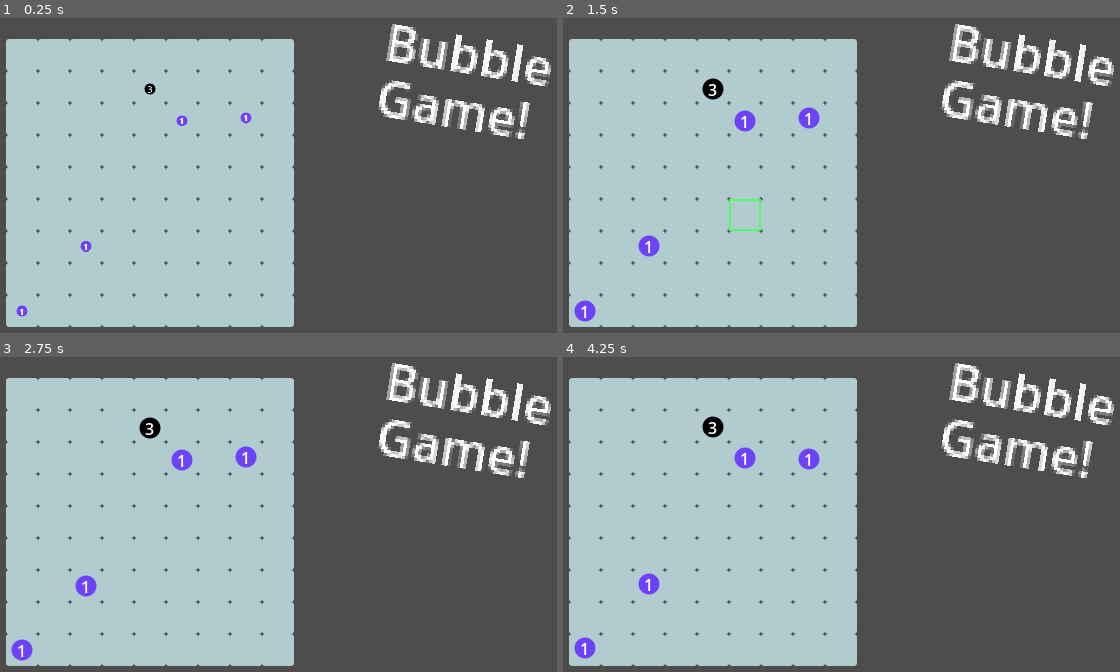
Above: before the commit, frames 1-4 (two rows, left to right).
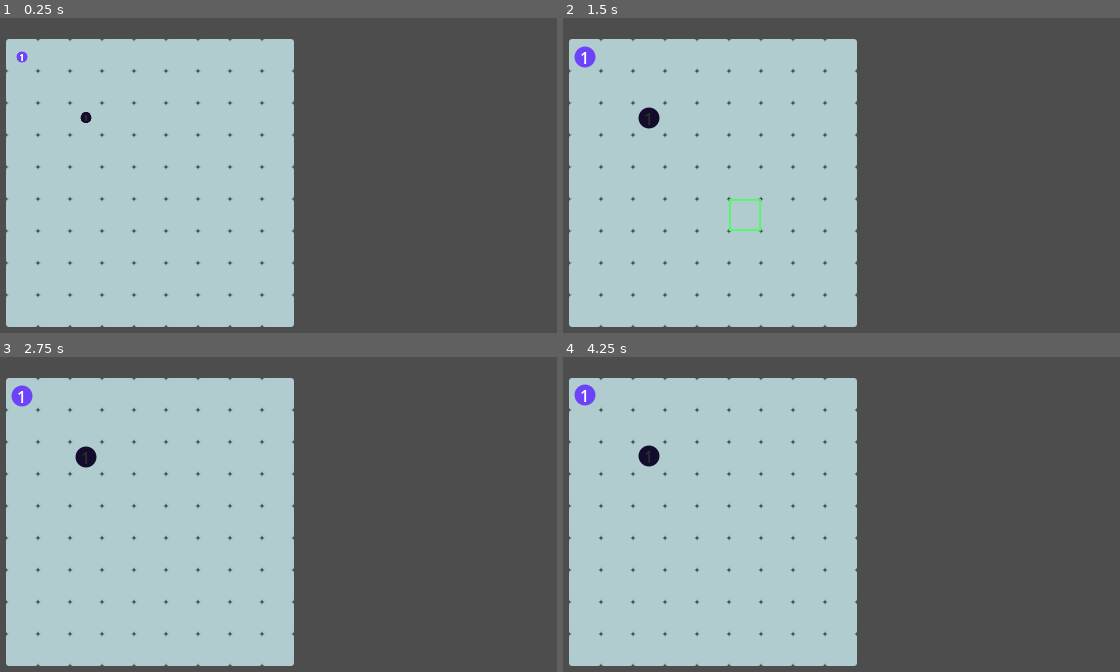
Above: after the commit, the same moments.

Repository: kaiec/ggj25-bubble-game
Game: Godot game, scene res://gamemanager/gamemanager.tscn
The game is run twice, just before and just after one commit, with the same random seed, the same clock (stepped at 60 frames per second) and the same inputs.
Inputs (mouse positions are in pixels of both pictures, inside the frame that each line leads up to):
- Up to frame 1 (0.25 s): no input
- Up to frame 2 (1.5 s): tap Enter at 0.5 s; move the mouse to (997, 169) at 0.52 s; hold D (move_right) 0.53-1.28 s; click (997, 169) at 0.6 s; move the mouse to (730, 203) at 1.27 s; hold S (move_down) from 1.28 s (still down); click (730, 203) at 1.35 s
- Up to frame 3 (2.75 s): move the mouse to (356, 448) at 2.02 s; release S (move_down) at 2.03 s; hold D (move_right) from 2.03 s (still down); click (356, 448) at 2.1 s
- Up to frame 4 (4.25 s): move the mouse to (824, 599) at 2.77 s; release D (move_right) at 2.78 s; hold W (move_up) 2.78-3.53 s; click (824, 599) at 2.85 s; move the mouse to (1047, 580) at 3.52 s; hold A (move_left) from 3.53 s (still down); click (1047, 580) at 3.6 s

The runs differ from the first frame. In frame 1, 3.9% of the frame differs, in the area x 2-99%, y 1-95%; in frame 2, 5.0%, in the area x 1-99%, y 1-97%; in frame 3, 5.0%; in frame 4, 5.0%.

Commit message:
removed setup tilemap

Diff:
--- /dev/null
+++ b/bubble/bad_bubble.tscn
@@ -0,0 +1,5 @@
+[gd_scene load_steps=2 format=3 uid="uid://bqjvrwyyltsen"]
+
+[ext_resource type="PackedScene" uid="uid://cbm74kal33eq3" path="res://bubble/bubble.tscn" id="1_mwj5f"]
+
+[node name="BadBubble" instance=ExtResource("1_mwj5f")]
--- a/bubble/bubble.gd
+++ b/bubble/bubble.gd
@@ -14,7 +14,12 @@
 var bursting := false
 var anim_offset := 0.0
 
-@onready var engine: BubbleEngine = $"../.."
+var engine: BubbleEngine:
+	get():
+		if !engine:
+			engine = get_parent().get_parent().find_child("BubbleEngine")
+			print(engine)
+		return engine
 
 var cell : Vector2i = Vector2i(-1, -1):
 	set(new_cell):
@@ -24,8 +29,9 @@
 
 func _ready() -> void:
 	size = size
+	anim_offset = randf() * 100
 	hide()
-	anim_offset = randf() * 100
+	spawn_animation()
 
 
 func check_burst():
--- a/bubble/bubble_engine.gd
+++ b/bubble/bubble_engine.gd
@@ -5,7 +5,6 @@
 
 # Level Design
 @export var area : TileMapLayer
-@export var setup : TileMapLayer
 
 # States
 @onready var select_cell: Node = $States/SelectCell
@@ -15,7 +14,7 @@
 @onready var finish: Node = $States/Finish
 
 # Instanced bubbles
-@onready var bubbles: Node2D = $Bubbles
+@onready var bubbles: Node2D = get_parent().find_child("Bubbles")
 var to_be_burst = []
 
 
@@ -55,16 +54,6 @@
 
 func level_reset():
 	bubbles.get_children().clear()
-	setup.hide()
-	for cell in setup.get_used_cells():
-		if setup.get_cell_atlas_coords(cell) == BLUE:
-			spawn_bubble(cell).spawn_animation()
-		if setup.get_cell_atlas_coords(cell) == GOAL:
-			var bubble = spawn_bubble(cell)
-			bubble.size = 3
-			bubble.sprite.modulate = Color.BLACK
-			bubble.add_to_group("goal")
-			bubble.spawn_animation()
 
 
 # Called every frame. 'delta' is the elapsed time since the previous frame.
--- a/bubble/bubble_engine.tscn
+++ b/bubble/bubble_engine.tscn
@@ -33,5 +33,3 @@
 texture = ExtResource("3_eeh7o")
 region_enabled = true
 region_rect = Rect2(0, 32, 32, 32)
-
-[node name="Bubbles" type="Node2D" parent="."]
--- a/levels/level_1.gd
+++ b/levels/level_1.gd
@@ -10,6 +10,9 @@
 		win.emit()
 		queue_free()
 		)
+	for bubble in $Bubbles.get_children():
+		bubble.cell = $Area.local_to_map(bubble.position)
+		bubble.position = $Area.map_to_local(bubble.cell)
 
 
 # Called every frame. 'delta' is the elapsed time since the previous frame.
--- a/levels/level_1.tscn
+++ b/levels/level_1.tscn
@@ -1,8 +1,9 @@
-[gd_scene load_steps=4 format=4 uid="uid://dcuhqysjne36s"]
+[gd_scene load_steps=5 format=4 uid="uid://dcuhqysjne36s"]
 
 [ext_resource type="Script" path="res://levels/level_1.gd" id="1_ewh2m"]
 [ext_resource type="TileSet" uid="uid://cao5qi35xnsxu" path="res://bubble/tiles.tres" id="2_1qs66"]
 [ext_resource type="PackedScene" uid="uid://cx0wgckga1wfc" path="res://bubble/bubble_engine.tscn" id="2_gevgn"]
+[ext_resource type="PackedScene" uid="uid://cbm74kal33eq3" path="res://bubble/bubble.tscn" id="4_yepes"]
 
 [node name="Level 1" type="Node2D"]
 process_mode = 1
@@ -12,15 +13,12 @@
 tile_map_data = PackedByteArray("AAADAAEAAAABAAAAAAADAAIAAAABAAAAAAADAAMAAAABAAAAAAADAAQAAAABAAAAAAACAAUAAAABAAAAAAADAA …(1216 unchanged characters)…
 tile_set = ExtResource("2_1qs66")
 
-[node name="Setup" type="TileMapLayer" parent="."]
-tile_map_data = PackedByteArray("AAAGAAMAAAADAAAAAAAIAAMAAAADAAAAAAAFAAIAAAACAAAAAAABAAkAAAADAAAAAAADAAcAAAADAAAAAAA=")
-tile_set = ExtResource("2_1qs66")
-
-[node name="BubbleEngine" parent="." node_paths=PackedStringArray("area", "setup") instance=ExtResource("2_gevgn")]
+[node name="BubbleEngine" parent="." node_paths=PackedStringArray("area") instance=ExtResource("2_gevgn")]
+unique_name_in_owner = true
 area = NodePath("../Area")
-setup = NodePath("../Setup")
 
 [node name="GUI" type="Control" parent="."]
+visible = false
 layout_mode = 3
 anchors_preset = 0
 offset_right = 40.0
@@ -37,3 +35,13 @@
 theme_override_constants/line_spacing = -5
 text = "Bubble
 Game!"
+
+[node name="Bubbles" type="Node2D" parent="."]
+unique_name_in_owner = true
+
+[node name="Bubble" parent="Bubbles" instance=ExtResource("4_yepes")]
+position = Vector2(48, 48)
+
+[node name="Bubble2" parent="Bubbles" groups=["goal"] instance=ExtResource("4_yepes")]
+modulate = Color(0.176419, 0.176419, 0.176419, 1)
+position = Vector2(112, 112)
--- a/project.godot
+++ b/project.godot
@@ -28,6 +28,10 @@
 window/size/viewport_width=640
 window/size/viewport_height=360
 window/stretch/mode="viewport"
+
+[global_group]
+
+goal=""
 
 [input]
 
